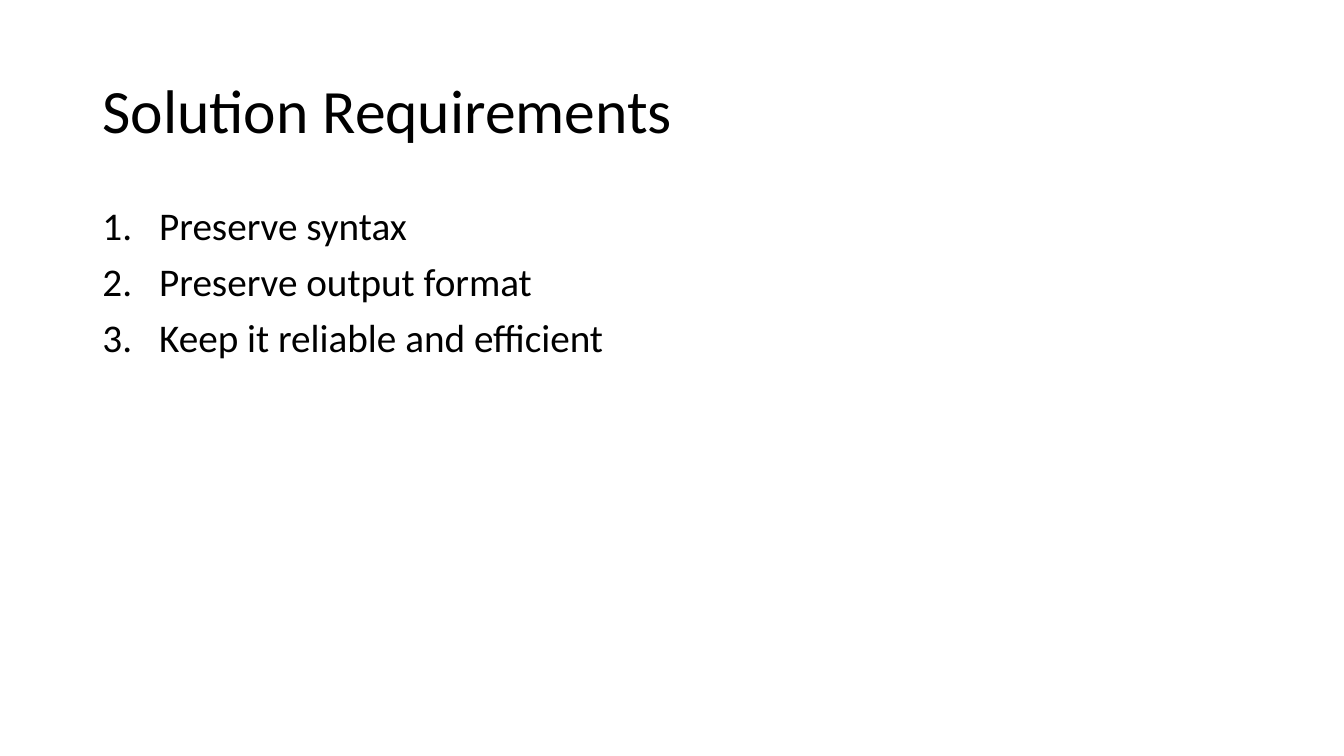
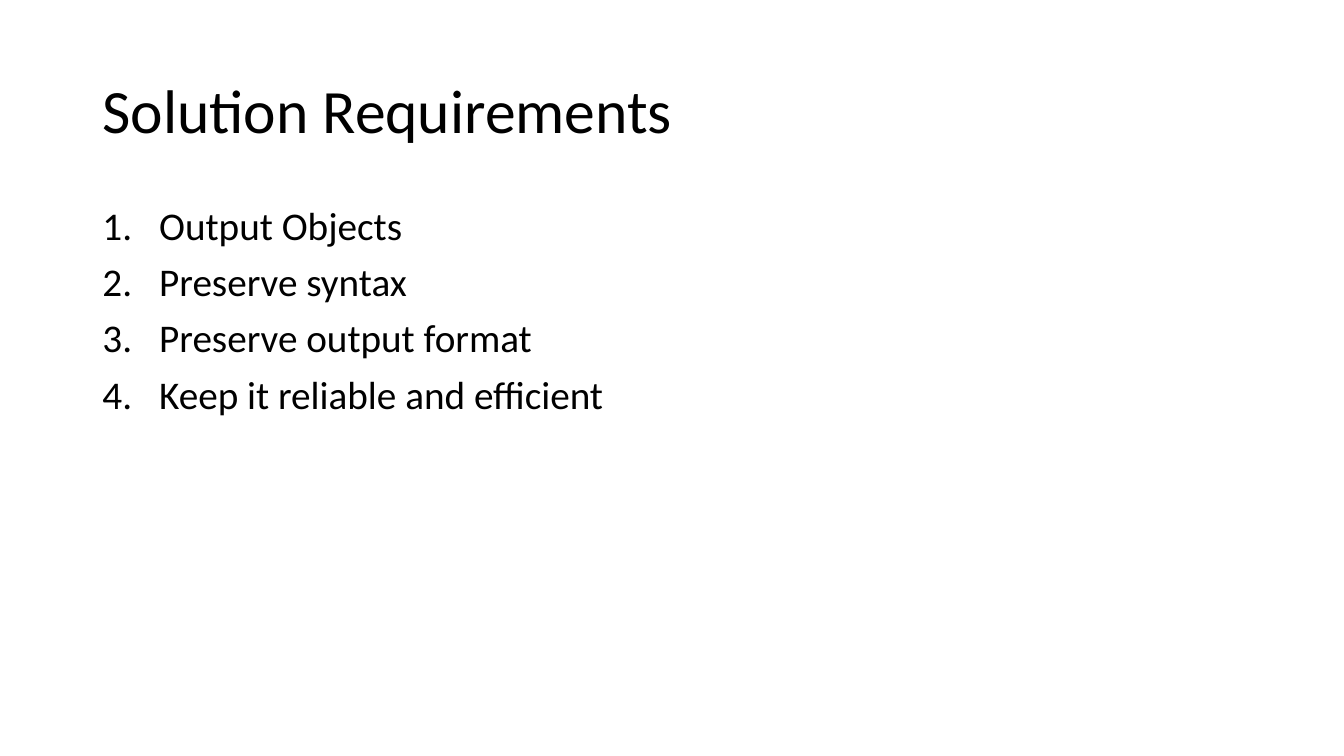
Before and after one commit to ThePoShWolf/Sessions, a slide deck: slide 14 of 2023-04-27 - Making Kubectl PowerShell friendly/PowerShell Summit 2023 - Making Kubectl PowerShell friendly.pptx (slide 13 before the commit). Drawn at 1344x756 pixels with LibreOffice and Linux fonts; fonts in the diff are those of the drawing; background and template pictures are left out. Boxes give left, top, right and bottom in pixels: in the first picture for what was removed or moved away, otherwise in the second. Text is boxed around its words. In the diff, an @@ line names an element or a change of style, - is before the commit and + after.

```diff
--- a/2023-04-27 - Making Kubectl PowerShell friendly/PowerShell Summit 2023 - Making Kubectl PowerShell friendly.pptx
+++ b/2023-04-27 - Making Kubectl PowerShell friendly/PowerShell Summit 2023 - Making Kubectl PowerShell friendly.pptx
@@ text at (159, 212, 402, 247): paragraph added @@
+1. Output Objects
```
Also in this commit, not shown: 2 other slides changed, 3 slides added.
